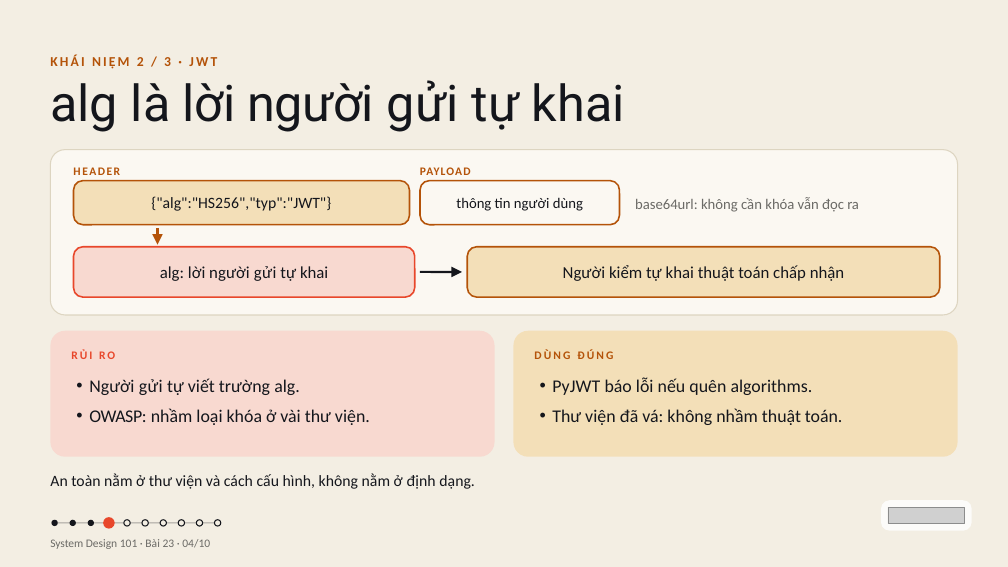
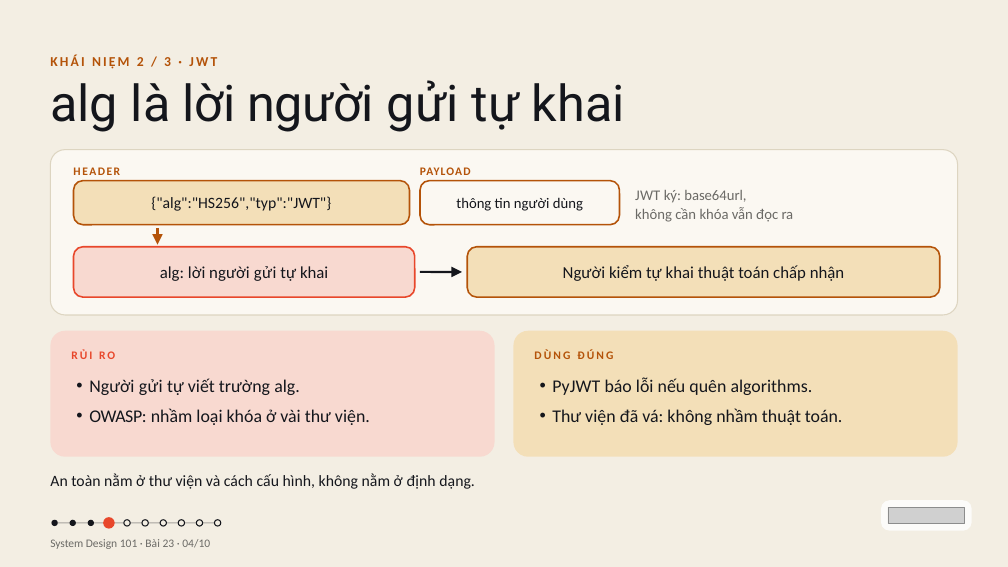
Before and after one commit to vohoailinh90/tool-marketing-studio, a slide deck: slide 4 of system-design-101/vi/lessons/sd-14-023/slides/sd-14-023.pptx. Drawn at 1008x567 pixels with LibreOffice and Linux fonts; fonts in the diff are those of the drawing; grey boxes stand for pictures. Boxes give left, top, right and bottom in pixels: in the first picture for what was removed or moved away, otherwise in the second. Text is boxed around its words. In the diff, an @@ line names an element or a change of style, - is before the commit and + after.

```diff
--- a/system-design-101/vi/lessons/sd-14-023/slides/sd-14-023.pptx
+++ b/system-design-101/vi/lessons/sd-14-023/slides/sd-14-023.pptx
@@ text at [635, 190, 794, 222]: text changed @@
-base64url: không cần khóa vẫn đọc ra
+JWT ký: base64url,
+không cần khóa vẫn đọc ra
```
Also in this commit, not shown: 2 other slides changed, 1 other file.
